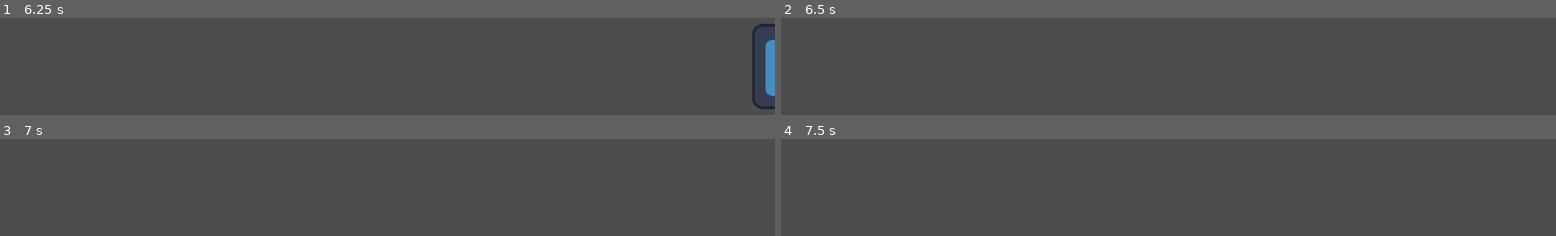
Above: before the commit, frames 1-4 (two rows, left to right).
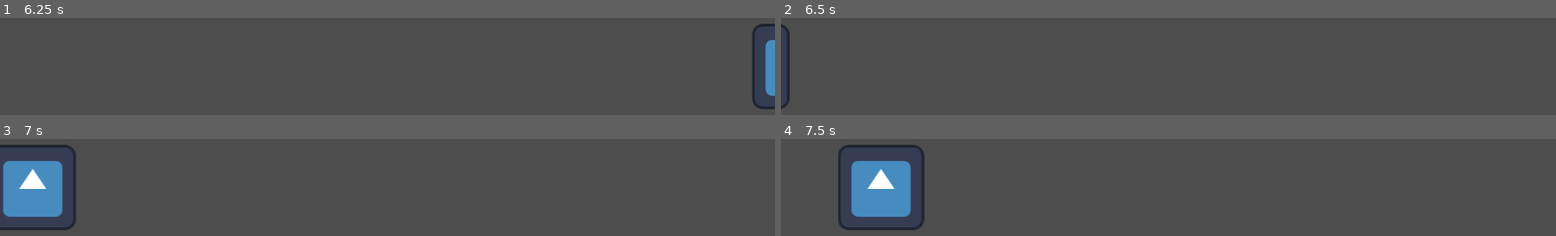
Above: after the commit, the same moments.

Repository: Meemog/GMTK2025
Game: Godot game, scene res://main.tscn
Two runs of this game, one before a commit and one after it. Both use one fixed random seed, a clock stepped at 60 frames per second and the inputs below. The engine's default icon, where the game draws it, is replaced by a stand-in: a white triangle on a blue panel in a dark square.
Inputs:
- Up to frame 1 (6.25 s): no input
- Up to frame 2 (6.5 s): no input
- Up to frame 3 (7 s): no input
- Up to frame 4 (7.5 s): no input

Frame 1 is identical in both runs. In frame 2, 0.4% of the frame differs, in the area x 0-2%, y 6-94%; in frame 3, 5.3%; in frame 4, 5.7%, in the area x 7-19%, y 5-95%.

Commit message:
added loop

Diff:
--- a/main/lil_guy.gd
+++ b/main/lil_guy.gd
@@ -2,6 +2,7 @@
 
 @export var speed = 200
 var screen_size
+var start_pos
 
 func _ready():
     screen_size = get_viewport_rect().size
@@ -13,6 +14,10 @@
 
     position += velocity * delta * speed
 
+    if (position.x > screen_size.x + 60):
+        position = start_pos
+
 func start(pos):
+    start_pos = pos
     position = pos
     show()
